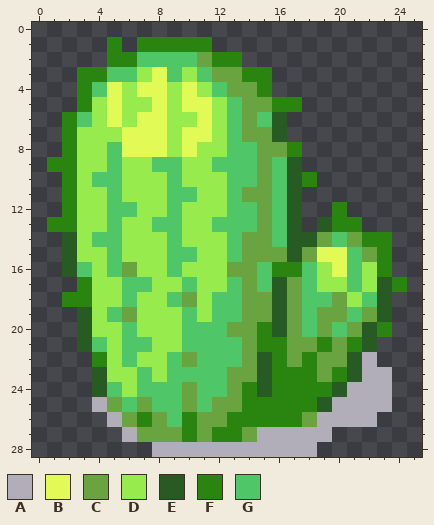
Pixel-art sprite: SonOfRobin.Core/Content/gfx/cactus_s0.png. The first picture shows the starting point.
The file is 26x30 pixels. Colours within 5 levels of each other are drawn and written as one. The old version is drawn lined up with the new one, on the new canvas.
Palette (. is transparent): A #b1adb9  B #e1fa56  C #69a440  D #97eb4c  E #285a23  F #298510  G #4fc668
Pixels before, first column x 1:
 1 ....F.FFFFF.............
 2 ....FFGGGGCFF...........
 3 ..FFGGDBGDGCCFF.........
 4 ..FGBDBBDBDGCCF.........
 5 ..FDBDDBDBBDGCCFF.......
 6 .FGDBDBBDDBDGCGE........
 7 .FDDDBBBDBBDGCCE........
 8 .FDDGBBBDBDDGGCCF.......
 9 FFDDGDDGGDDGGGCGE.......
10 .FDGGDDDGDDDGGCGEF......
11 .FDDGDDDGGDDGCCGE.......
12 .FDDGGDDGDDDGGCGE..F....
13 FFDDGDDGGDDGGGCGE.EFF...
14 .EDGGDDDGDDDGCCGEECGCFF.
15 .EDDGDDDGGDDGCCCECBBGCF.
16 .EGDGCDDGDDDCCGFFGDBGDF.
17 ..FDDGGDDGDDGCGECGDDGDEF
18 .FFDDGDDGCDGGCCECGGCDGE.
19 ..EDGCDDDGDGGCCECGCCGCE.
20 ..EDDGDDDGGGCCFECGCGCEF.
21 ..EGDGGDDGGGGCFFCCFCFE..
22 ...FDGDDGCGGGCEFCFCCEA..
23 ...EDDGDGGGGCCEFFFCFEAA.
24 ...EGDGGGCGGCFEFFFFEAAA.
25 ...ACGCGGCGCCFFFFFEAAAA.
26 ....ACFCGFCCFFFFFCAAAA..
27 .....ACCCFCFFCAAAAA.....
28 .......AAAAAAAAAAA......
The result:
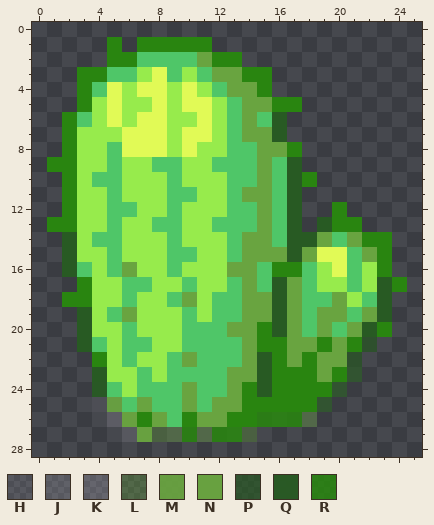
Colours new in this view: H #b1adb929  J #b1adb93f  K #b1adb949  L #69a44058  M #69a440ed  N #69a440f8  P #285a23ab  Q #285a23f5  R #298510e0
From old to new:
{"change": "canvas 26x30 -> 26x29 (the part of the old canvas that was cut away was empty and is not shown)"}
{"y":21,"x":22,"old":"E","new":"P"}
{"y":22,"x":21,"old":"EA","new":"P."}
{"y":23,"x":21,"old":"EAA","new":"P.."}
{"y":24,"x":4,"old":"E","new":"Q"}
{"y":24,"x":20,"old":"EAAA","new":"P..."}
{"y":25,"x":4,"old":"AC","new":"HM"}
{"y":25,"x":19,"old":"EAAAA","new":"P...."}
{"y":26,"x":5,"old":"AC","new":"KN"}
{"y":26,"x":15,"old":"FFFCAAAA","new":"RRRL...."}
{"y":27,"x":6,"old":"ACCCFCFFCAAAAA","new":"JNLLRLRRL....."}
{"y":28,"x":8,"old":"AAAAAAAAAAA","new":"..........."}
{"label":"changed","picture_box":[92,337,392,457]}
